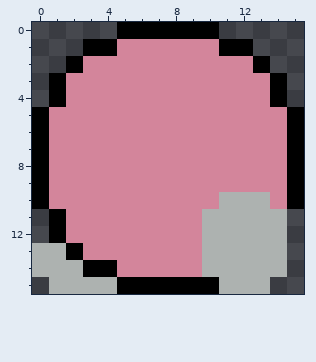
Two versions of one pixel-art sprite, game/src/entity/res/pc-back-1.png. Above: the version before the commit.
The file is 16x16 pixels. Colours within 5 levels of each other are drawn and written as one.
Now the later version:
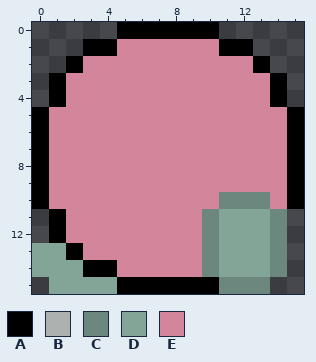
Palette (. is transparent): A #000000  B #adb2b0  C #6c877d  D #83a598  E #d3859b
Difference:
Changed rows in their new state; - is an unchanged pixel.
first column x 0:
10 -----------CCC-
11 ----------CDDDC
12 ----------CDDDC
13 DD--------CDDDC
14 DDD-------CDDDC
15 -DDDD------CCC-
Where, in picture pixels (left, top, right, bottom), the same in both pictures:
changed: (202, 192, 287, 294)
changed: (32, 243, 117, 294)
